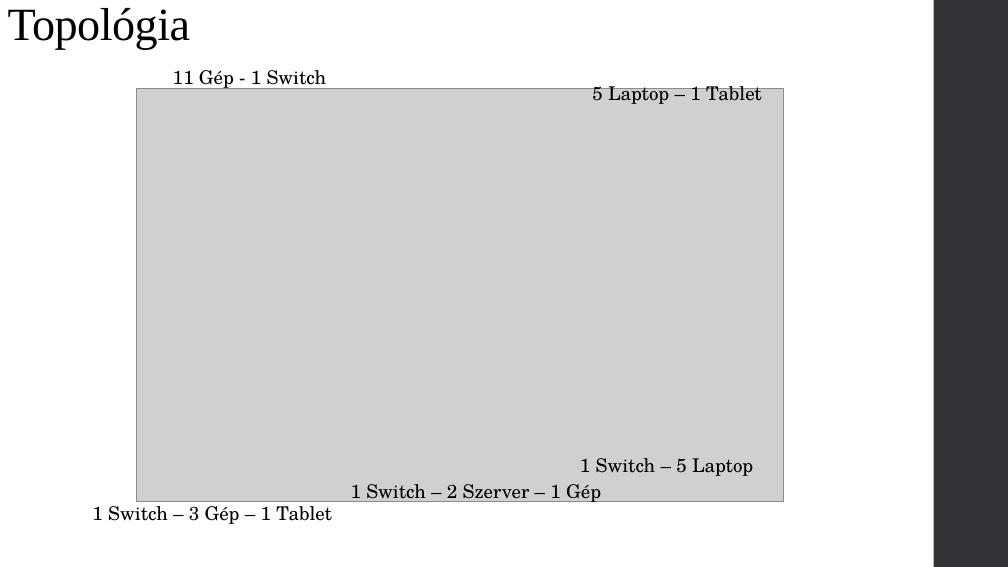
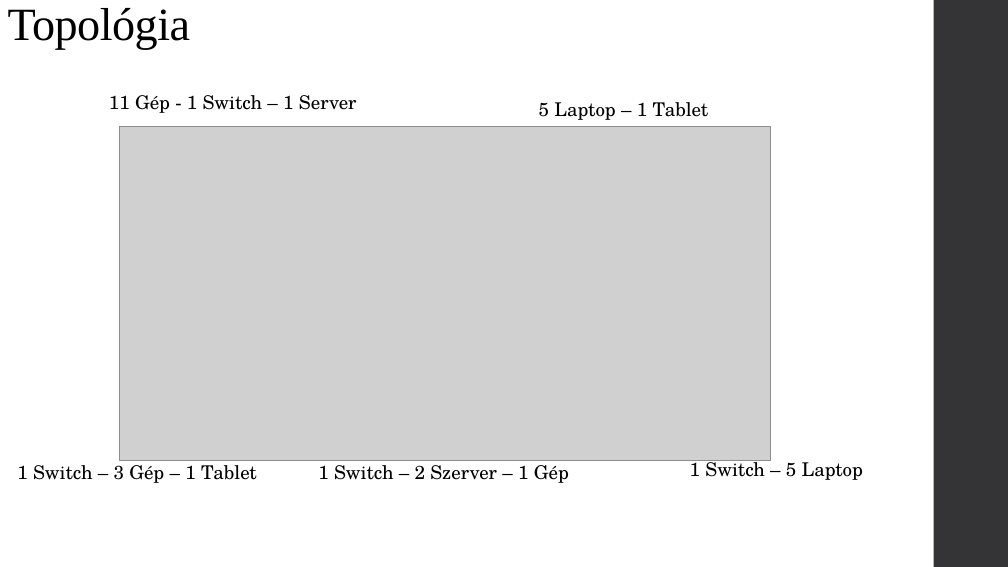
Before and after one commit to OsziMisi/Turros-elelmiszerlanc, a slide deck: slide 5 of Projekt.pptx. Drawn at 1008x567 pixels with LibreOffice and Linux fonts; fonts in the diff are those of the drawing; grey boxes stand for pictures. Boxes give left, top, right and bottom in pixels: in the first picture for what was removed or moved away, otherwise in the second. Text is boxed around its words. In the diff, an @@ line names an element or a change of style, - is before the commit and + after.

Commit message:
PPT topológia kép update

```diff
--- a/Projekt.pptx
+++ b/Projekt.pptx
@@ text at (x1=109, y1=95, x2=357, y2=113): text changed @@
-11 Gép - 1 Switch
+11 Gép - 1 Switch – 1 Server
@@ text "5 Laptop – 1 Tablet" rewrapped from (x1=592, y1=81, x2=762, y2=104) to (x1=539, y1=102, x2=709, y2=120) @@
@@ picture resized from (x1=137, y1=88, x2=784, y2=502) to (x1=119, y1=126, x2=771, y2=461) @@
@@ text "1 Switch – 3 Gép ..." moved from (x1=92, y1=501, x2=332, y2=524) to (x1=17, y1=460, x2=257, y2=483) @@
@@ text "1 Switch – 2 Szerver ..." moved from (x1=351, y1=484, x2=601, y2=505) to (x1=318, y1=460, x2=569, y2=483) @@
@@ text "1 Switch – 5 Laptop" rewrapped from (x1=580, y1=458, x2=753, y2=476) to (x1=690, y1=457, x2=863, y2=480) @@
```
Also in this commit, not shown: 1 slide added.
